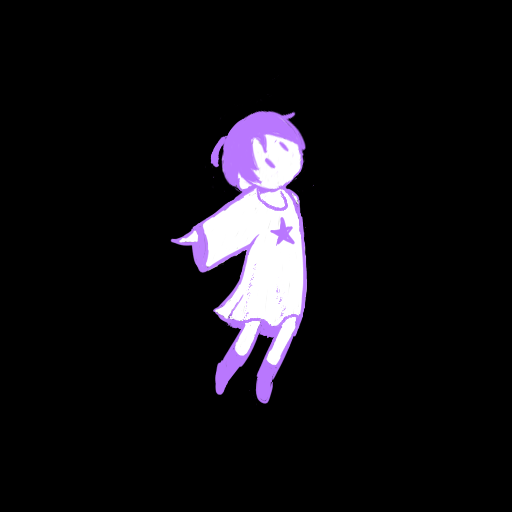
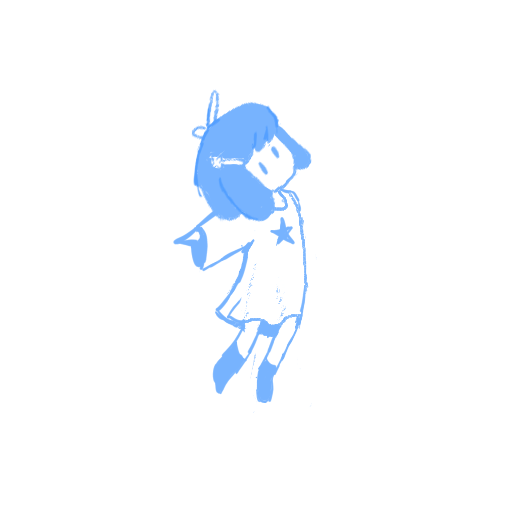
Layer changes from the first 512×512 image to the second:
hid group "P2Fly" (1 layers) over [128, 64, 384, 448]
showed group "P1Fly" (2 layers) over [128, 64, 320, 448]
hid "Paint Layer 1" over [0, 0, 512, 512]
